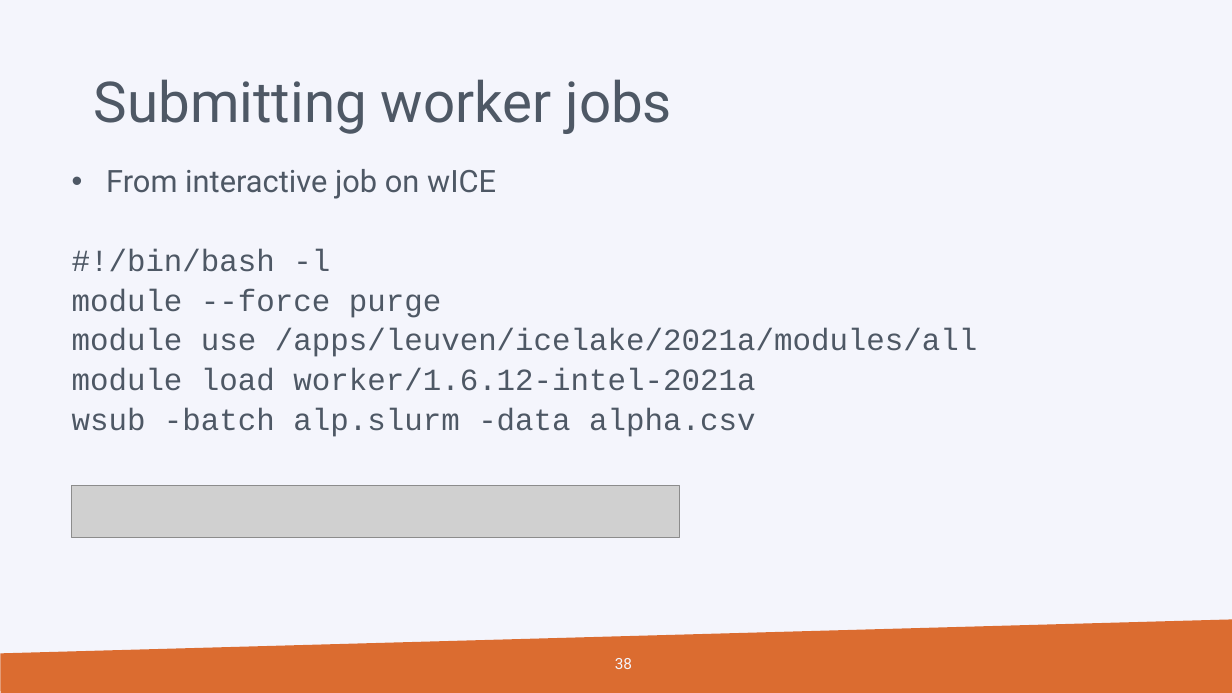
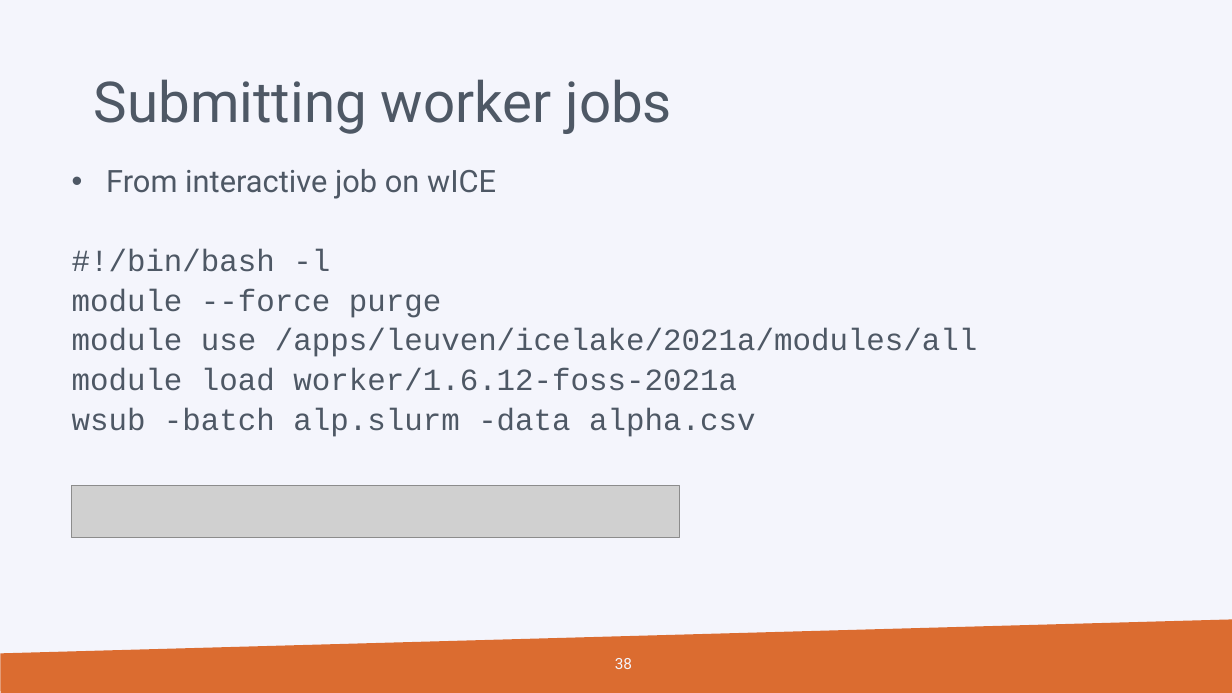
Before and after one commit to hpcleuven/Slurm-lunchbox, a slide deck: slide 38 of Slurm_Lunchbox.pptx. Drawn at 1232x693 pixels with LibreOffice and Linux fonts; fonts in the diff are those of the drawing; grey boxes stand for pictures; background and template pictures are left out. Boxes give left, top, right and bottom in pixels: in the first picture for what was removed or moved away, otherwise in the second. Text is boxed around its words. In the diff, an @@ line names an element or a change of style, - is before the commit and + after.

```diff
--- a/Slurm_Lunchbox.pptx
+++ b/Slurm_Lunchbox.pptx
@@ text at bbox=[72, 368, 737, 391]: text changed @@
-  module load worker/1.6.12-intel-2021a
+  module load worker/1.6.12-foss-2021a
```
Also in this commit, not shown: 3 other slides changed.
